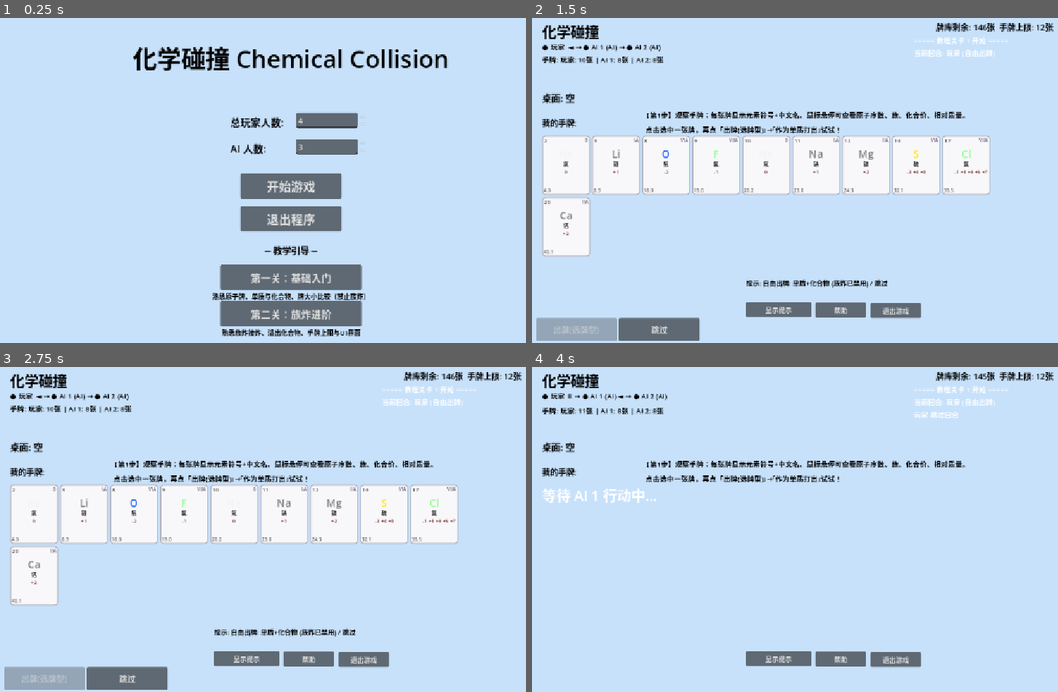
Above: before the commit, frames 1-4 (two rows, left to right).
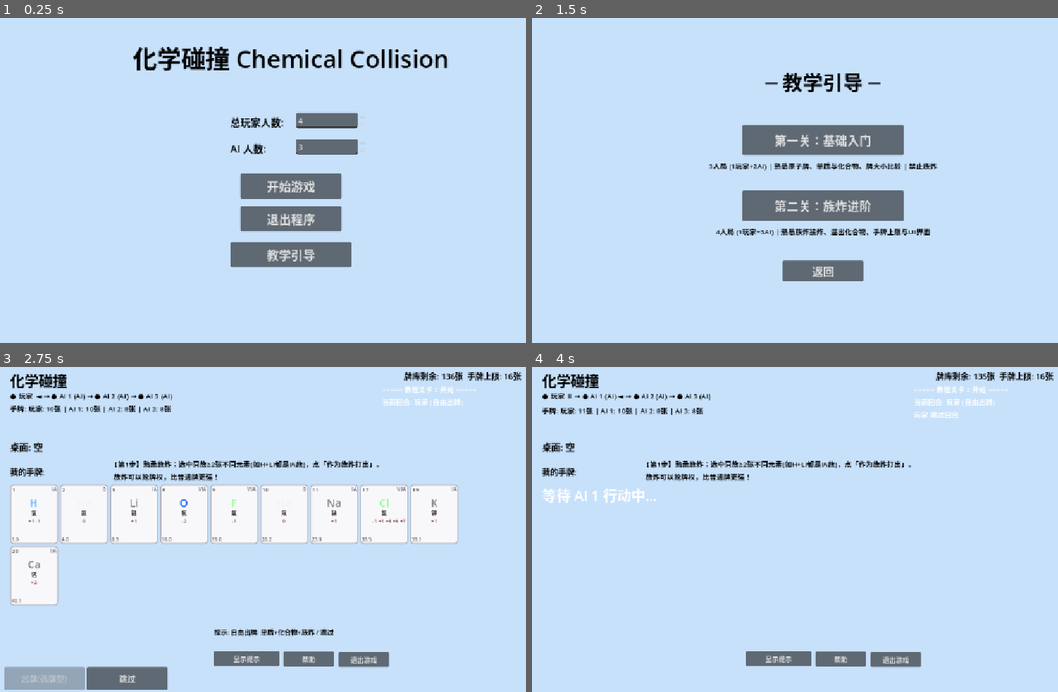
Above: after the commit, the same moments.

Repository: clear-rain108/Chemical_Collision
Game: Godot game, scene res://Main.tscn
Two runs of this game, one before a commit and one after it. Both use one fixed random seed, a clock stepped at 60 frames per second and the inputs below.
Inputs (mouse positions are in pixels of both pictures, inside the frame that each line leads up to):
- Up to frame 1 (0.25 s): no input
- Up to frame 2 (1.5 s): click (821, 278) at 0.5 s, where only the run before the commit has a clickable "第一关：基础入门"; click (821, 255) at 1.25 s, where only the run after the commit has a clickable "教学引导"
- Up to frame 3 (2.75 s): click (289, 555) at 2 s, where only the run after the commit has a clickable "第二关：族炸进阶"
- Up to frame 4 (4 s): click (821, 620) at 2.75 s, where only the run after the commit has a clickable "返回"; click "跳过" at 3.5 s

The runs differ from the first frame. In frame 1, 6.6% of the frame differs, in the area x 40-70%, y 68-98%; in frame 2, 29%, in the area x 0-100%, y 1-100%; in frame 3, 2.5%; in frame 4, 1.7%.

Commit message:
【试运行】细节规则调整
接炸、帮助关与上限

Diff:
--- a/chemical-1/Main.tscn
+++ b/chemical-1/Main.tscn
@@ -130,86 +130,20 @@
 theme_override_font_sizes/font_size = 24
 text = "退出程序"
 
-[node name="TutorialLabel" type="Label" parent="StartPage" unique_id=587913647]
-layout_mode = 1
-anchors_preset = -1
-anchor_left = 0.5
-anchor_top = 0.72
-anchor_right = 0.5
-anchor_bottom = 0.72
-offset_left = -250.0
-offset_top = -15.0
-offset_right = 250.0
-offset_bottom = 15.0
-grow_horizontal = 2
-theme_override_colors/font_color = Color(0, 0, 0, 1)
-theme_override_font_sizes/font_size = 18
-text = "─ 教学引导 ─"
-horizontal_alignment = 1
-
-[node name="Tutorial1Btn" type="Button" parent="StartPage" unique_id=12247811]
-layout_mode = 1
-anchors_preset = -1
-anchor_left = 0.5
-anchor_top = 0.8
-anchor_right = 0.5
-anchor_bottom = 0.8
-offset_left = -140.0
+[node name="TutorialBtn" type="Button" parent="StartPage"]
+layout_mode = 1
+anchors_preset = -1
+anchor_left = 0.5
+anchor_top = 0.73
+anchor_right = 0.5
+anchor_bottom = 0.73
+offset_left = -120.0
 offset_top = -25.0
-offset_right = 140.0
+offset_right = 120.0
 offset_bottom = 25.0
 grow_horizontal = 2
-theme_override_font_sizes/font_size = 20
-text = "第一关：基础入门"
-
-[node name="Tutorial1Desc" type="Label" parent="StartPage" unique_id=2143737716]
-layout_mode = 1
-anchors_preset = -1
-anchor_left = 0.5
-anchor_top = 0.86
-anchor_right = 0.5
-anchor_bottom = 0.86
-offset_left = -250.0
-offset_top = -12.0
-offset_right = 250.0
-offset_bottom = 12.0
-grow_horizontal = 2
-theme_override_colors/font_color = Color(0, 0, 0, 1)
-theme_override_font_sizes/font_size = 13
-text = "熟悉原子牌、单质与化合物、牌大小比较（禁止族炸）"
-horizontal_alignment = 1
-
-[node name="Tutorial2Btn" type="Button" parent="StartPage" unique_id=1436681958]
-layout_mode = 1
-anchors_preset = -1
-anchor_left = 0.5
-anchor_top = 0.91
-anchor_right = 0.5
-anchor_bottom = 0.91
-offset_left = -140.0
-offset_top = -25.0
-offset_right = 140.0
-offset_bottom = 25.0
-grow_horizontal = 2
-theme_override_font_sizes/font_size = 20
-text = "第二关：族炸进阶"
-
-[node name="Tutorial2Desc" type="Label" parent="StartPage" unique_id=1306241294]
-layout_mode = 1
-anchors_preset = -1
-anchor_left = 0.5
-anchor_top = 0.97
-anchor_right = 0.5
-anchor_bottom = 0.97
-offset_left = -250.0
-offset_top = -12.0
-offset_right = 250.0
-offset_bottom = 12.0
-grow_horizontal = 2
-theme_override_colors/font_color = Color(0, 0, 0, 1)
-theme_override_font_sizes/font_size = 13
-text = "熟悉族炸接炸、溢出化合物、手牌上限与UI界面"
-horizontal_alignment = 1
+theme_override_font_sizes/font_size = 24
+text = "教学引导"
 
 [node name="EndPage" type="Control" parent="." unique_id=676685224]
 visible = false
@@ -273,6 +207,120 @@
 offset_bottom = 25.0
 theme_override_font_sizes/font_size = 24
 text = "返回主页"
+
+[node name="TutorialPage" type="Control" parent="."]
+visible = false
+layout_mode = 1
+anchors_preset = 15
+anchor_right = 1.0
+anchor_bottom = 1.0
+grow_horizontal = 2
+grow_vertical = 2
+
+[node name="TutorialBg" type="ColorRect" parent="TutorialPage"]
+layout_mode = 1
+anchors_preset = 15
+anchor_right = 1.0
+anchor_bottom = 1.0
+grow_horizontal = 2
+grow_vertical = 2
+color = Color(0.78, 0.88, 0.98, 1)
+
+[node name="TutorialTitle" type="Label" parent="TutorialPage"]
+layout_mode = 1
+anchors_preset = -1
+anchor_left = 0.5
+anchor_top = 0.2
+anchor_right = 0.5
+anchor_bottom = 0.2
+offset_left = -300.0
+offset_top = -30.0
+offset_right = 300.0
+offset_bottom = 30.0
+grow_horizontal = 2
+theme_override_colors/font_color = Color(0, 0, 0, 1)
+theme_override_font_sizes/font_size = 40
+text = "─ 教学引导 ─"
+horizontal_alignment = 1
+
+[node name="Tutorial1Btn" type="Button" parent="TutorialPage"]
+layout_mode = 1
+anchors_preset = -1
+anchor_left = 0.5
+anchor_top = 0.38
+anchor_right = 0.5
+anchor_bottom = 0.38
+offset_left = -160.0
+offset_top = -30.0
+offset_right = 160.0
+offset_bottom = 30.0
+grow_horizontal = 2
+theme_override_font_sizes/font_size = 24
+text = "第一关：基础入门"
+
+[node name="Tutorial1Desc" type="Label" parent="TutorialPage"]
+layout_mode = 1
+anchors_preset = -1
+anchor_left = 0.5
+anchor_top = 0.46
+anchor_right = 0.5
+anchor_bottom = 0.46
+offset_left = -300.0
+offset_top = -12.0
+offset_right = 300.0
+offset_bottom = 12.0
+grow_horizontal = 2
+theme_override_colors/font_color = Color(0, 0, 0, 1)
+theme_override_font_sizes/font_size = 14
+text = "3人局 (1玩家+2AI) | 熟悉原子牌、单质与化合物、牌大小比较 | 禁止族炸"
+horizontal_alignment = 1
+
+[node name="Tutorial2Btn" type="Button" parent="TutorialPage"]
+layout_mode = 1
+anchors_preset = -1
+anchor_left = 0.5
+anchor_top = 0.58
+anchor_right = 0.5
+anchor_bottom = 0.58
+offset_left = -160.0
+offset_top = -30.0
+offset_right = 160.0
+offset_bottom = 30.0
+grow_horizontal = 2
+theme_override_font_sizes/font_size = 24
+text = "第二关：族炸进阶"
+
+[node name="Tutorial2Desc" type="Label" parent="TutorialPage"]
+layout_mode = 1
+anchors_preset = -1
+anchor_left = 0.5
+anchor_top = 0.66
+anchor_right = 0.5
+anchor_bottom = 0.66
+offset_left = -300.0
+offset_top = -12.0
+offset_right = 300.0
+offset_bottom = 12.0
+grow_horizontal = 2
+theme_override_colors/font_color = Color(0, 0, 0, 1)
+theme_override_font_sizes/font_size = 14
+text = "4人局 (1玩家+3AI) | 熟悉族炸接炸、溢出化合物、手牌上限与UI界面"
+horizontal_alignment = 1
+
+[node name="TutorialBackBtn" type="Button" parent="TutorialPage"]
+layout_mode = 1
+anchors_preset = -1
+anchor_left = 0.5
+anchor_top = 0.78
+anchor_right = 0.5
+anchor_bottom = 0.78
+offset_left = -80.0
+offset_top = -20.0
+offset_right = 80.0
+offset_bottom = 20.0
+grow_horizontal = 2
+theme_override_font_sizes/font_size = 22
+text = "返回"
 
 [node name="HelpPage_Rules" type="Control" parent="." unique_id=743955943]
 visible = false
@@ -381,7 +429,7 @@
 族炸打出→顺时针询问所有
 其他玩家是否接更大族炸
 接炸者成为新owner
-跳过者不抽牌，标记⏸
+跳过者抽1张牌，标记⏸（可达上限弃牌）
 接炸期间只能出族炸！
 所有非owner已pass→
 桌面清空，owner自由出牌"
@@ -674,6 +722,7 @@
 text = "← 查看规则介绍"
 
 [node name="GamePage" type="Control" parent="." unique_id=1067851078]
+visible = false
 layout_mode = 1
 anchors_preset = 15
 anchor_right = 1.0
--- a/chemical-1/scripts/GameManager.gd
+++ b/chemical-1/scripts/GameManager.gd
@@ -155,9 +155,6 @@
 			if table_pattern == UtilsScript.CardPattern.ELEMENT and pattern != UtilsScript.CardPattern.ELEMENT:
 				return -4  # 单质后只能接单质或族炸
 			if table_pattern == UtilsScript.CardPattern.COMPOUND and pattern != UtilsScript.CardPattern.COMPOUND:
-				# 但如果 compound_immune，不允许任何接牌
-				if compound_immune:
-					return -4  # 免疫化合物无法被接
 				return -4  # 化合物后只能接化合物或族炸
 			if table_cards.size() > 0:
 				var cmp = UtilsScript.compare_cards(cards, table_cards)
@@ -205,13 +202,15 @@
 			phase = 2
 			winner_index = player_index
 			log_messages.append("===== 游戏结束！获胜者: %s =====" % player.player_name)
+			return 0
+		next_turn()
 		return 0
 
 	if pattern == UtilsScript.CardPattern.COMPOUND:
 		player.clan_bomb_cooling = false
 		if cards.size() >= players.size():
 			compound_immune = true
-			log_messages.append("⚠ 溢出化合物！牌数≥%d人，免疫接牌（包括族炸）" % players.size())
+			log_messages.append("⚠ 溢出化合物！牌数≥%d人，免疫族炸" % players.size())
 
 	clan_bomb_chain_active = false
 	clan_bomb_owner = -1
@@ -233,19 +232,30 @@
 	if player_index < 0 or player_index >= players.size():
 		return
 	var player = players[player_index]
-
-	if clan_bomb_chain_active:
-		player.has_passed = true
-		log_messages.append("%s 不接炸" % player.player_name)
+	var hand_limit = _get_hand_limit()
+	player.has_passed = true
+
+	# 上限弃牌：不抽牌，UI 层负责选牌弃置
+	if player.get_hand_count() >= hand_limit:
+		if clan_bomb_chain_active:
+			log_messages.append("%s 手牌达上限，不接炸" % player.player_name)
+		else:
+			log_messages.append("%s 手牌达上限，跳过" % player.player_name)
 	else:
-		player.has_passed = true
 		var drawn = database.draw_cards(1)
 		if drawn.size() > 0:
 			player.add_card(drawn[0])
 			player.sort_hand_by_atomic_number()
-		log_messages.append("%s 跳过回合" % player.player_name)
+		if clan_bomb_chain_active:
+			log_messages.append("%s 不接炸，抽1张并跳过" % player.player_name)
+		else:
+			log_messages.append("%s 跳过回合" % player.player_name)
 
 	next_turn()
+
+
+func _get_hand_limit() -> int:
+	return min(players.size() * 4, 18)
 
 
 func player_discard_and_pass(player_index: int, card_to_discard) -> void:
@@ -463,7 +473,7 @@
 	if clan_bomb_chain_active:
 		if player_idx == clan_bomb_owner:
 			return "等待他人接炸..."
-		return "仅可出: 更大的族炸 / 跳过"
+		return "仅可出: 更大的族炸 / 跳过(抽1张)"
 	if is_round_starter or table_cards.is_empty():
 		var s = "自由出牌: 单质+化合物"
 		if not p.clan_bomb_cooling and not clan_bomb_disabled:
@@ -484,7 +494,7 @@
 		return s
 	if table_pattern == UtilsScript.CardPattern.COMPOUND:
 		if compound_immune:
-			return "桌面化合物免疫！无法接牌（包括族炸），只能跳过"
+			return "桌面溢出化合物(免疫族炸)，只能出更大的化合物 / 跳过"
 		var s = "桌面是化合物，只能出更大的化合物"
 		if not clan_bomb_disabled:
 			s += "/族炸"
--- a/chemical-1/scripts/GameUI.gd
+++ b/chemical-1/scripts/GameUI.gd
@@ -65,18 +65,25 @@
 	if start_page:
 		start_button = start_page.get_node_or_null("StartButton")
 		player_spin = start_page.get_node_or_null("PlayerCountSpin")
-		var tut1_btn = start_page.get_node_or_null("Tutorial1Btn")
-		var tut2_btn = start_page.get_node_or_null("Tutorial2Btn")
-		if tut1_btn:
-			tut1_btn.pressed.connect(_on_start_tutorial.bind(1))
-		if tut2_btn:
-			tut2_btn.pressed.connect(_on_start_tutorial.bind(2))
+		var tut_btn = start_page.get_node_or_null("TutorialBtn")
+		if tut_btn:
+			tut_btn.pressed.connect(_on_show_tutorial_page)
 		ai_spin = start_page.get_node_or_null("AiCountSpin")
 		if start_button:
 			start_button.pressed.connect(_on_start_game)
 		var exit_btn = start_page.get_node_or_null("ExitButton")
 		if exit_btn:
 			exit_btn.pressed.connect(_on_exit_program)
+
+	# 教学引导页按钮绑定
+	var tut_page = get_node_or_null("TutorialPage")
+	if tut_page:
+		var tut1 = tut_page.get_node_or_null("Tutorial1Btn")
+		var tut2 = tut_page.get_node_or_null("Tutorial2Btn")
+		var tut_back = tut_page.get_node_or_null("TutorialBackBtn")
+		if tut1: tut1.pressed.connect(_on_start_tutorial.bind(1))
+		if tut2: tut2.pressed.connect(_on_start_tutorial.bind(2))
+		if tut_back: tut_back.pressed.connect(_on_tutorial_back)
 
 	if end_page:
 		end_label = end_page.get_node_or_null("EndLabel")
@@ -124,13 +131,27 @@
 	if start_page: start_page.visible = true
 	if game_page: game_page.visible = false
 	if end_page: end_page.visible = false
+	var tut_page = get_node_or_null("TutorialPage")
 	if help_page_rules: help_page_rules.visible = false
 	if help_page_cards: help_page_cards.visible = false
+	if tut_page: tut_page.visible = false
 
 
 func _on_show_help() -> void:
 	if help_page_rules: help_page_rules.visible = true
 	if game_page: game_page.visible = false
+
+
+func _on_show_tutorial_page() -> void:
+	var tut_page = get_node_or_null("TutorialPage")
+	if tut_page: tut_page.visible = true
+	if start_page: start_page.visible = false
+
+
+func _on_tutorial_back() -> void:
+	var tut_page = get_node_or_null("TutorialPage")
+	if tut_page: tut_page.visible = false
+	if start_page: start_page.visible = true
 
 
 func _on_help_back() -> void:
@@ -321,10 +342,14 @@
 		else:
 			action_panel.add_child(_mkb("跳过", _on_pass, false))
 	elif step_mode == 1:
-		action_panel.add_child(_mkb("作为单质打出", _on_element, false))
-		action_panel.add_child(_mkb("合成化合物", _on_choose_compound, false))
-		action_panel.add_child(_mkb("作为族炸打出", _on_clan_bomb, false))
-		action_panel.add_child(_mkb("返回", _on_back, false))
+		if game_manager.clan_bomb_chain_active and game_manager.get_current_player_index() != game_manager.clan_bomb_owner:
+			action_panel.add_child(_mkb("作为族炸打出", _on_clan_bomb, false))
+			action_panel.add_child(_mkb("返回", _on_back, false))
+		else:
+			action_panel.add_child(_mkb("作为单质打出", _on_element, false))
+			action_panel.add_child(_mkb("合成化合物", _on_choose_compound, false))
+			action_panel.add_child(_mkb("作为族炸打出", _on_clan_bomb, false))
+			action_panel.add_child(_mkb("返回", _on_back, false))
 	elif step_mode == 2:
 		_update_valence_buttons()
 	elif step_mode == 3:
@@ -796,6 +821,9 @@
 	for i in range(p.hand.size()):
 		for j in range(i + 1, p.hand.size()):
 			var pair = [p.hand[i], p.hand[j]]
+			# AI 禁止卤族互化
+			if _is_ai_halogen_pair(pair):
+				continue
 			var fi = UtilsScript.get_compound_formula(pair)
 			if not fi.is_empty() and fi.get("ratio_ok", false):
 				var cv: Dictionary = {}
@@ -857,6 +885,13 @@
 
 
 # 检查选中的元素是否全为卤族 (VIIA)
+func _is_ai_halogen_pair(pair: Array) -> bool:
+	var halogen = ["F", "Cl", "Br"]
+	if pair[0].symbol != pair[1].symbol and pair[0].symbol in halogen and pair[1].symbol in halogen:
+		return true
+	return false
+
+
 func _is_halogen_only(symbols: Array) -> bool:
 	var halogen = ["F", "Cl", "Br"]
 	for sym in symbols:
Not shown, added: chemical-1/AI_PLAYER_AUDIT.md
Not shown, changed: chemical-1/GAMEPLAY_RULES.md
